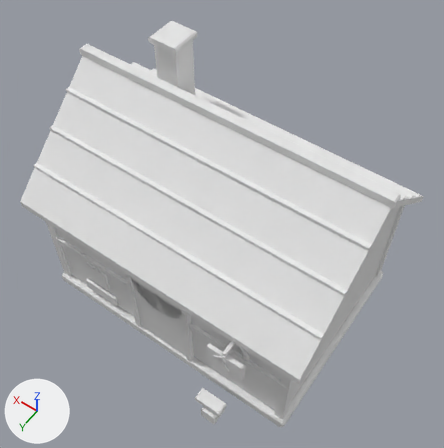
The FBX model roblox/art/props/hub_forge.fbx, before and after one commit.
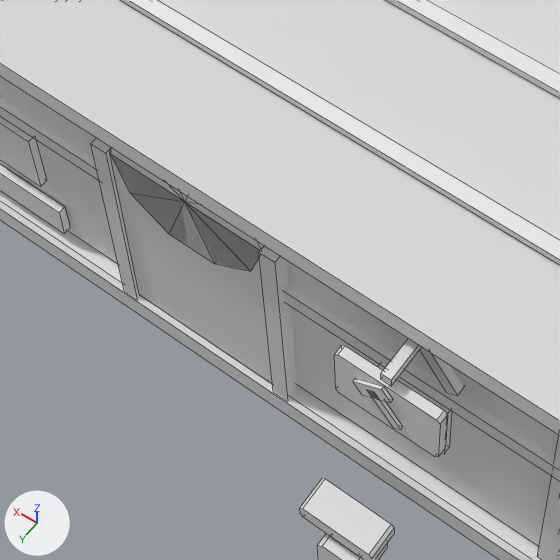
Each version appears first whole from a 50 mm camera at (-22.0, 30.9, 58.6) aimed at (-1.1, 1.7, 12.7), and next in a close-up on the part from 21% to 64% of the width and 51% to 93% of the height. Arrows for +X, +Y and +Z are at lower left; the lights stay in place. The older version's two pictures come first. The close-ups show mesh edges as thin lines. Where no turn or scale is listed for an object, it has been applied to the vertices.

The first close-up shows 'Anvil', 'Base', 'Door', 'DoorFrame', 'Ember', 'Emblem', 'Roof', 'SignBoard', 'Tiles', 'Timber', 'Wall', 'Window' and 1 more.
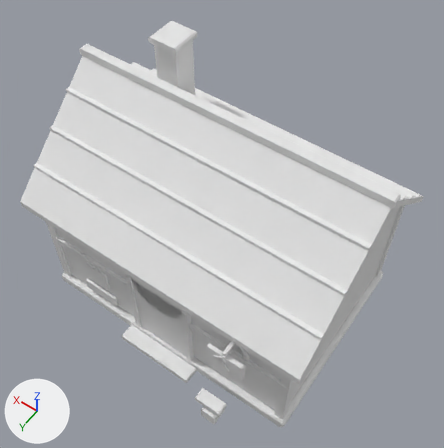
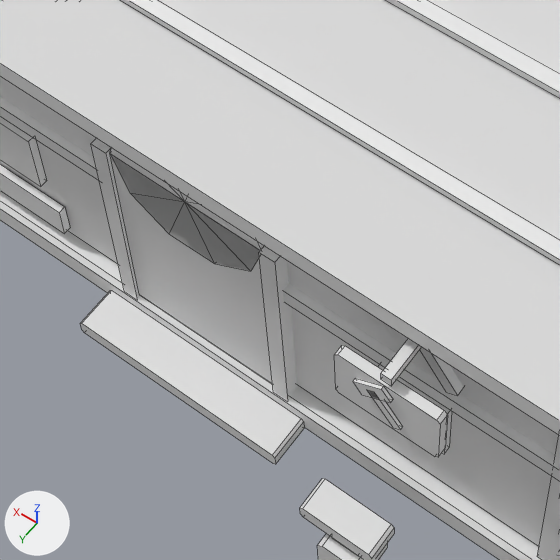
Location of each change, (x1, y1, x2, y2) in pixels of the close-ups (560 x 560 px):
'Porch', added: after (80, 290, 304, 464)

Diff of the bpy script that builds the scene:
```diff
--- a/roblox/art/props/hub_forge.fbx.py
+++ b/roblox/art/props/hub_forge.fbx.py
@@ mat_hub_forge_porch @@
+mat_hub_forge_porch = principled_material('hub_forge_Porch')
+mat_hub_forge_porch.base_color = (0.8, 0.8, 0.8)  # white #e7e7e7
@@ me_porch @@
+me_porch.from_pydata([(4.3, 12.2, 0.1), (4.3, 12.2, 0.6), (4.2, 12.2, 0.7), (-4.2, 12.2, 0.7), (-4.3, 12.2, 0.6), (-4.3, 12.2, 0.1), (-4.2, 12.2, 0.0), (4.2, 12.2, 0.0), (4.3, 10.6, 0.1), (4.3, 10.6, 0.6), (4.2, 10.6, 0.7), (-4.2, 10.6, 0.7), (-4.3, 10.6, 0.6), (-4.3, 10.6, 0.1), (-4.2, 10.6, 0.0), (4.2, 10.6, 0.0)], [], [(0, 1, 9, 8), (1, 2, 10, 9), (2, 3, 11, 10), (3, 4, 12, 11), (4, 5, 13, 12), (5, 6, 14, 13), (6, 7, 15, 14), (7, 0, 8, 15), (7, 6, 5, 4, 3, 2, 1, 0), (8, 9, 10, 11, 12, 13, 14, 15)])
+me_porch.materials.append(mat_hub_forge_porch)  # white #e7e7e7
@@ ob_porch @@
+ob_porch = bpy.data.objects.new('Porch', me_porch)
+ob_porch.location = (0.0, 0.0, 0.0)
```
